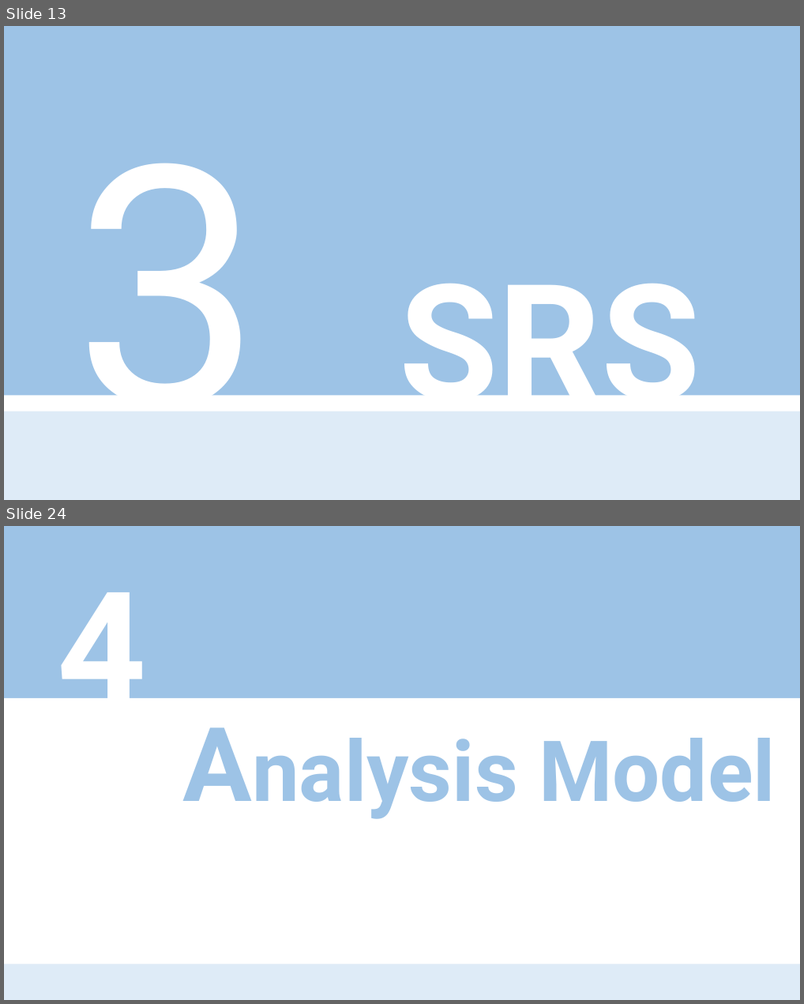
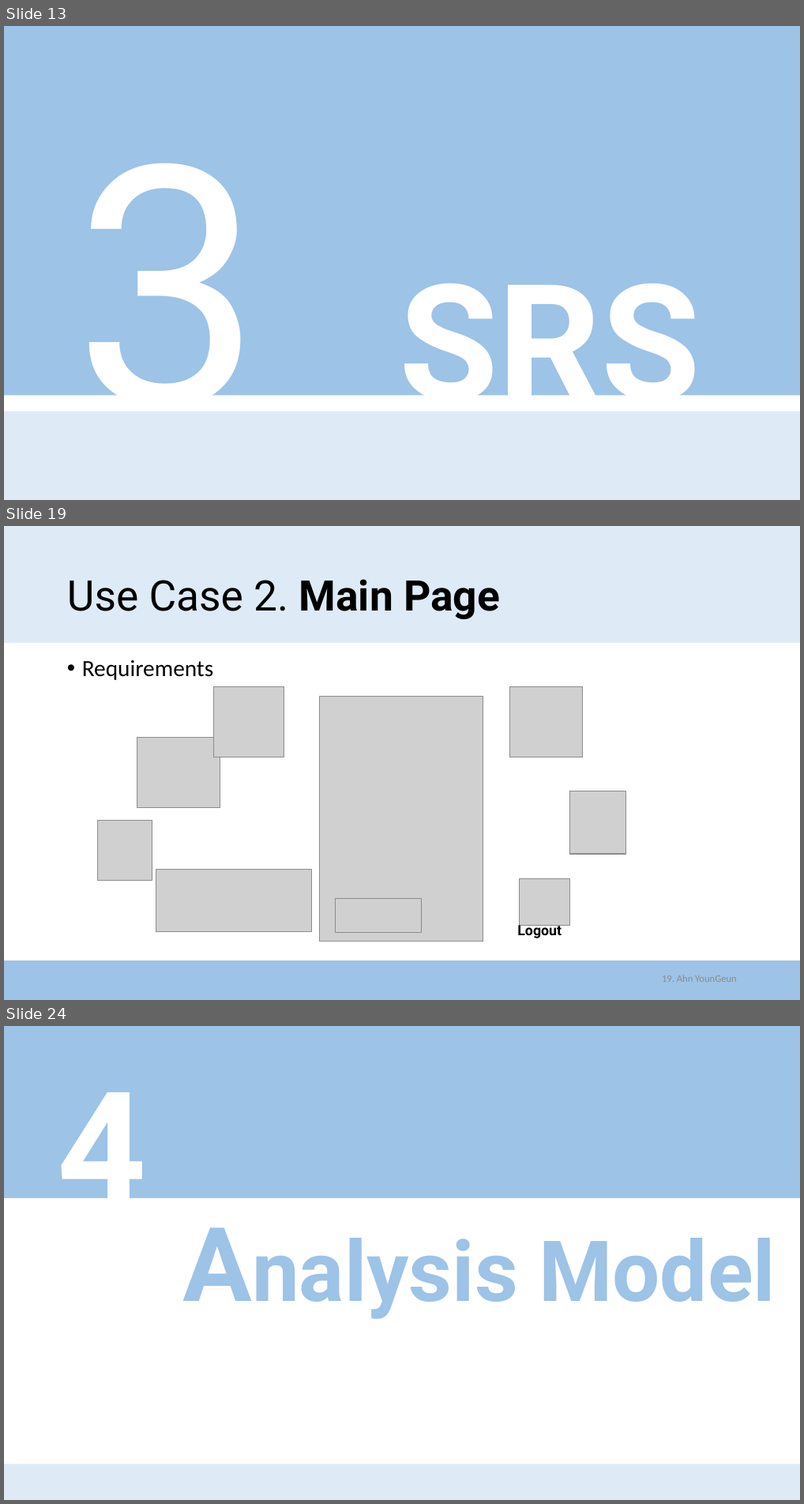
Before and after one commit to zeca9189/2016CSE406project, a slide deck: Intermediate Presentation/Presentation_AhnYounGeun.pptx. Shown one above the other, each under a label of ours: slides 13 and 24 before the commit, slides 13, 19 and 24 after it; the slides between them are not shown. The pictures are 804x1004 and 804x1504 pixels, drawn with LibreOffice and Linux fonts; fonts in the diff are those of the drawing; grey boxes stand for pictures. Boxes give left, top, right and bottom in pixels: in the first picture for what was removed or moved away, otherwise in the second. Text is boxed around its words. In the diff, an @@ line names an element or a change of style, - is before the commit and + after.

```diff
--- a/Intermediate Presentation/Presentation_AhnYounGeun.pptx
+++ b/Intermediate Presentation/Presentation_AhnYounGeun.pptx
@@ slide 19 added at bbox=[4, 526, 800, 1000], background #FFFFFF @@
@@ rectangle added at bbox=[4, 526, 800, 643], fill #DEEBF7 @@
@@ title added at bbox=[67, 579, 500, 619], 36 pt, text #000000 @@
+Use Case 2. Main Page
@@ text added at bbox=[82, 660, 213, 680], 19.8 pt, text #000000 @@
+• Requirements
@@ picture added at bbox=[214, 687, 284, 757] @@
@@ picture added at bbox=[510, 687, 582, 757] @@
@@ picture added at bbox=[320, 696, 484, 942] @@
@@ picture added at bbox=[138, 738, 220, 807] @@
@@ picture added at bbox=[570, 791, 627, 854] @@
@@ picture added at bbox=[97, 820, 152, 880] @@
@@ picture added at bbox=[156, 869, 311, 931] @@
@@ picture added at bbox=[520, 879, 570, 926] @@
@@ picture added at bbox=[335, 898, 421, 933] @@
@@ text added at bbox=[518, 923, 562, 939], 12 pt, text #000000, bold @@
+Logout
@@ rectangle added at bbox=[4, 960, 800, 1000], fill #9DC3E6 @@
@@ page number added at bbox=[662, 975, 737, 982], 8.5 pt, text #8C8C8C @@
+19. Ahn YounGeun
```
Also in this commit, not shown: 8 slides changed, 8 other slides added, 15 slides removed, 17 other files.
